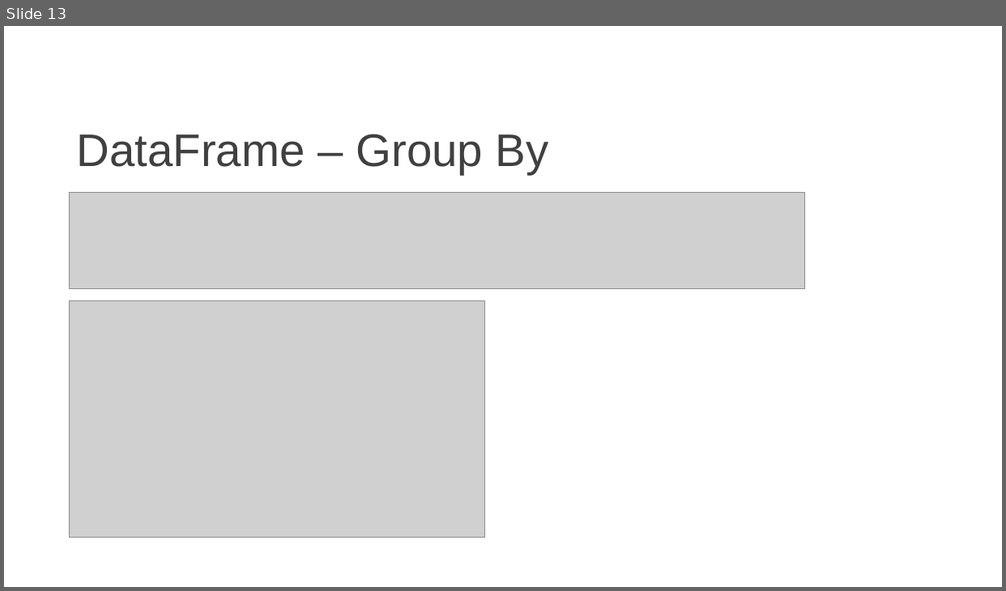
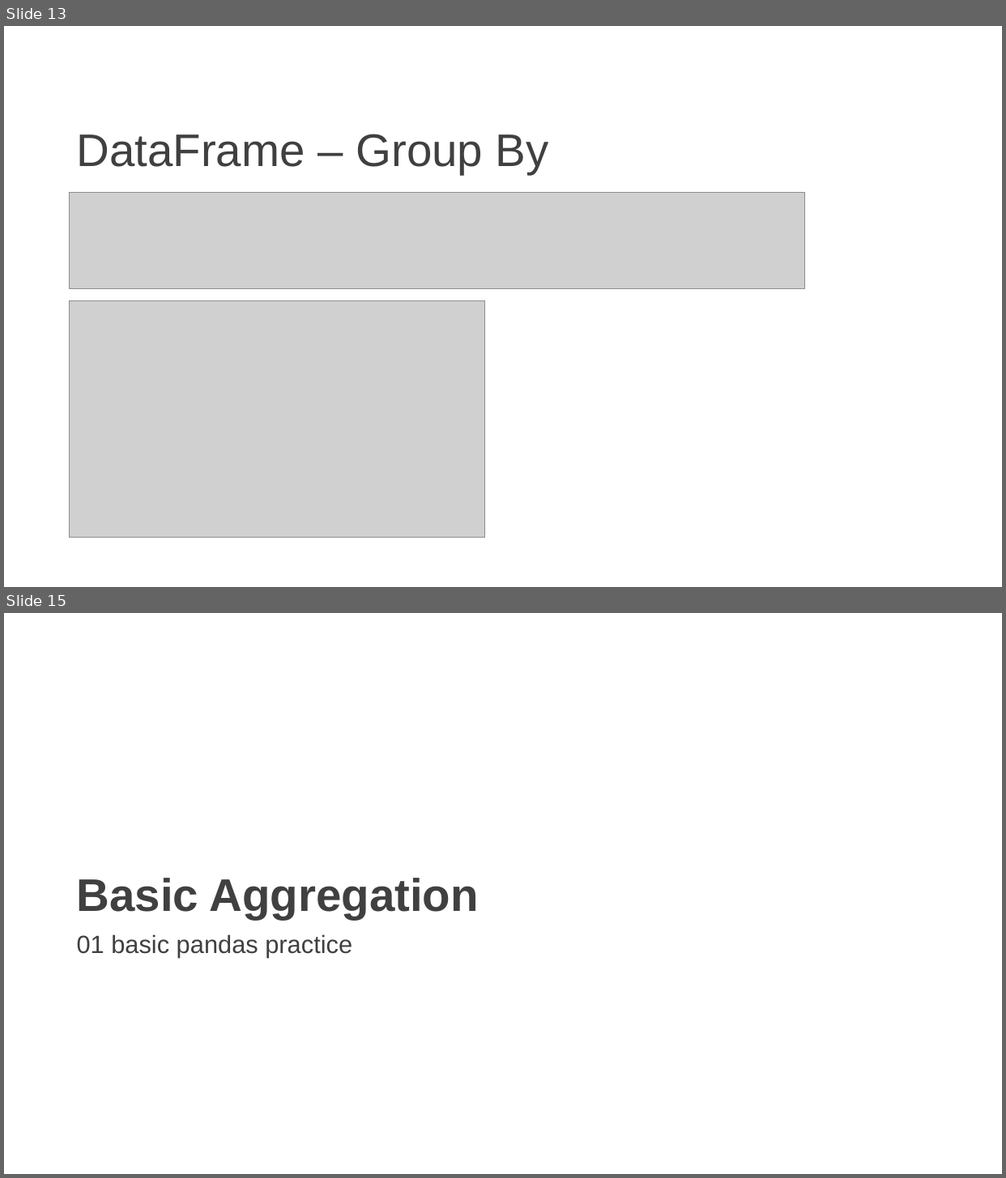
Before and after one commit to ZERRY-000/00-python-pandas-journey, a slide deck: 00-Basic-Pandas.pptx. Shown one above the other, each under a label of ours: slide 13 before the commit, slides 13 and 15 after it; the slides between them are not shown. The pictures are 1006x591 and 1006x1178 pixels, drawn with LibreOffice and Linux fonts; fonts in the diff are those of the drawing; grey boxes stand for pictures. Boxes give left, top, right and bottom in pixels: in the first picture for what was removed or moved away, otherwise in the second. Text is boxed around its words. In the diff, an @@ line names an element or a change of style, - is before the commit and + after.

Commit message:
feat(Basic-Aggregation)

```diff
--- a/00-Basic-Pandas.pptx
+++ b/00-Basic-Pandas.pptx
@@ slide 15 added at box(4, 613, 1002, 1174), background #FFFFFF @@
@@ text added at box(77, 878, 479, 920), 44 pt, text #404040, bold @@
+Basic Aggregation
@@ text added at box(77, 935, 352, 958), 24 pt, text #404040 @@
+01 basic pandas practice
```
Also in this commit, not shown: 9 other slides added, 5 other files.
